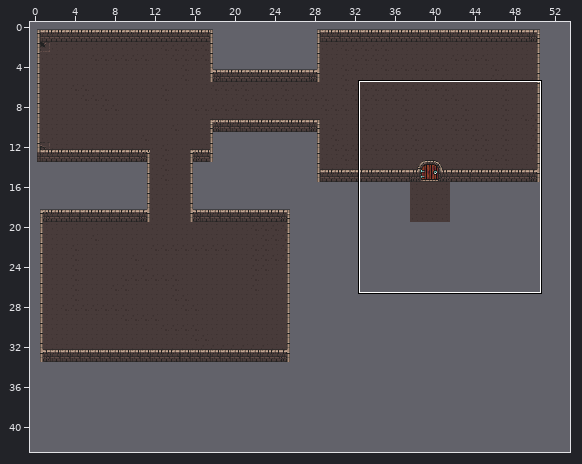
Tiled map -- src/app/dungeon/resources/dungeon.tmx. The picture above shows the old version from afar; the outline marks the close-up.
Close-up. As it was:
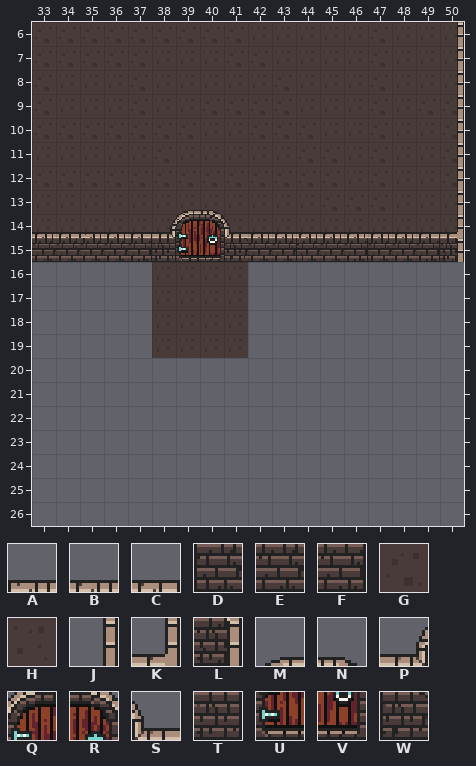
Cells are 16x16 px. Shown: x 33..50, y 6..26. The commit also changed other parts of the map, which this record leaves out.
Key: from "dungeon": A 1, B 2, C 3, D 11, E 12, F 13, G 18, H 38, J 80, K 84, L 94, M 122, N 123, P 131, Q 132, R 133, S 134, T 141, U 142, V 143, W 144.
_ is an empty cell, # one hidden under a higher layer.
Layer "Ground" before, first column x 33:
 6 GGGGGGGGGHHHHHGHHH
 7 GGGGGHHHGGHHHHGHHH
 8 GHHHGHHHHHGHHHGHHH
 9 GHHHGHHGGGGHHHGHGG
10 GGGGGGGHHGGGHHGHHG
11 HHHHHGHHHHHGGHGHHG
12 GGGGGGGGGGGGGHGHHG
13 HHHHHHHHHHHHGGGHHH
14 HHHHHHHHHHHHHHHHHH
15 ##################
16 __________________
17 __________________
18 __________________
19 __________________
20 __________________
21 __________________
22 __________________
23 __________________
24 __________________
25 __________________
26 __________________
Layer "Walls" before, first column x 33:
 6 _________________J
 7 _________________J
 8 _________________J
 9 _________________J
10 _________________J
11 _________________J
12 _________________J
13 ______MN_________J
14 BCABCPQRSBBBBBBBCK
15 EEEEFTUVWEEDEFEEFL
16 _____HHHH_________
17 _____HHHH_________
18 _____HHHH_________
19 _____HHHH_________
20 __________________
21 __________________
22 __________________
23 __________________
24 __________________
25 __________________
26 __________________
And afterwards:
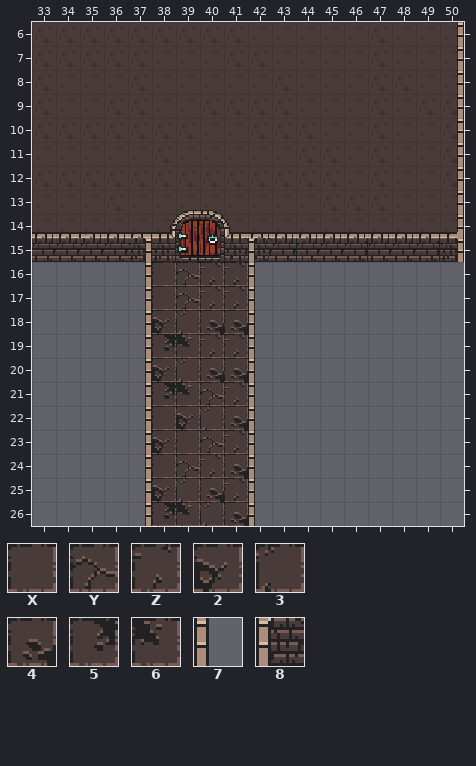
Further tiles: from "dungeon": X 41, Y 42, Z 43, 2 51, 3 52, 4 53, 5 61, 6 62, 7 81, 8 95.
The edit:
Layer "Ground":
y 16..17: x 38..41 ____ -> XYZZ
y 18: x 38..41 ____ -> 2344
y 19: x 38..41 ____ -> 56ZZ
y 20: x 38..41 ____ -> 2344
y 21: x 38..41 ____ -> 56YZ
y 22: x 38..41 ____ -> X234
y 23: x 38..41 ____ -> 2XYZ
y 24: x 38..41 ____ -> XYZ4
y 25: x 38..41 ____ -> 234Z
y 26: x 38..41 ____ -> 5634
Layer "Walls":
y 15: x 37 F -> L; x 42 E -> 8
y 16..19: x 37..42 _HHHH_ -> J____7
y 20..26: x 37 _ -> J; x 42 _ -> 7
